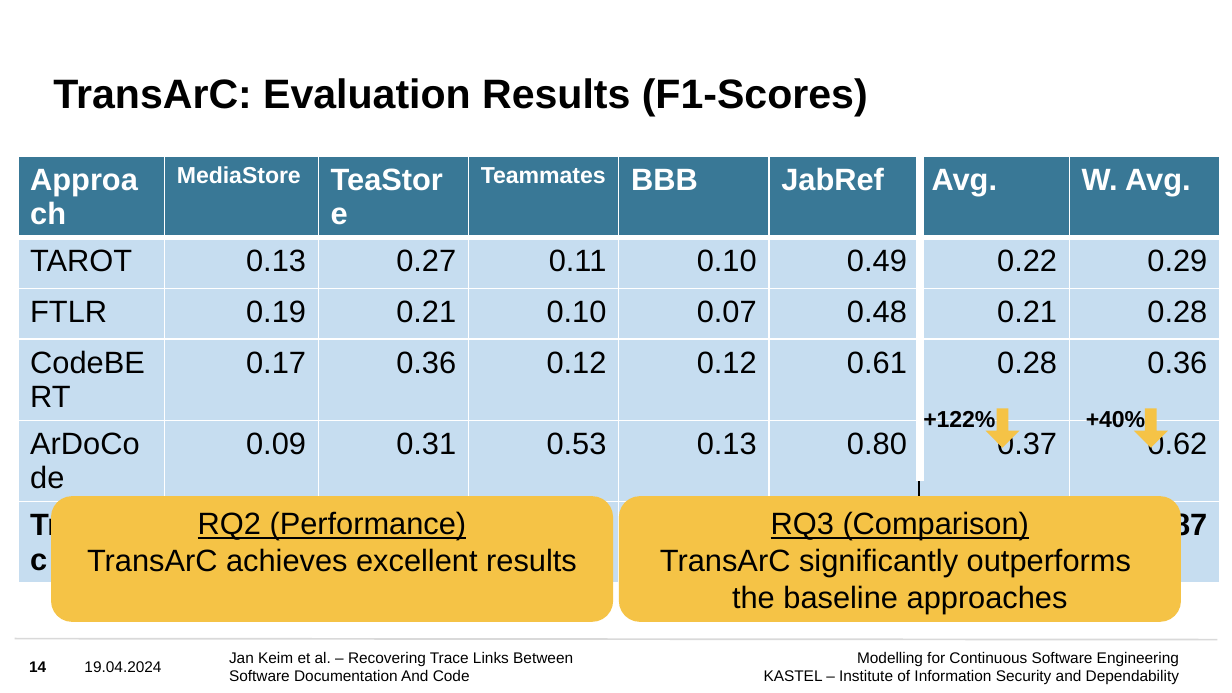
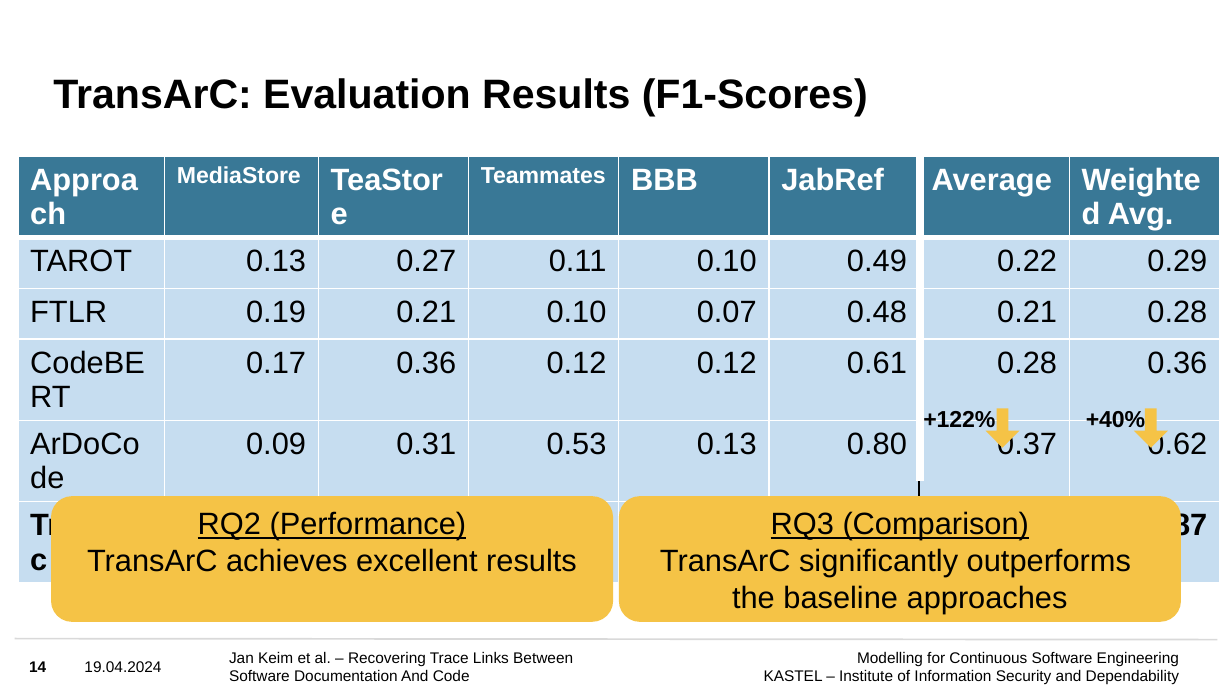
Before and after one commit to ardoco/ardoco.github.io, a slide deck: slide 14 of c/icse24/presentation_icse24.pptx. Drawn at 1232x693 pixels with LibreOffice and Linux fonts; fonts in the diff are those of the drawing; background and template pictures are left out. Boxes give left, top, right and bottom in pixels: in the first picture for what was removed or moved away, otherwise in the second. Text is boxed around its words. In the diff, an @@ line names an element or a change of style, - is before the commit and + after.

```diff
--- a/c/icse24/presentation_icse24.pptx
+++ b/c/icse24/presentation_icse24.pptx
@@ table at [18, 156, 1221, 545] @@
-row 1, column 7: Avg.
+row 1, column 7: Average
-row 1, column 8: W. Avg.
+row 1, column 8: Weighted Avg.
```
Also in this commit, not shown: 1 other slide changed, 1 other file.
